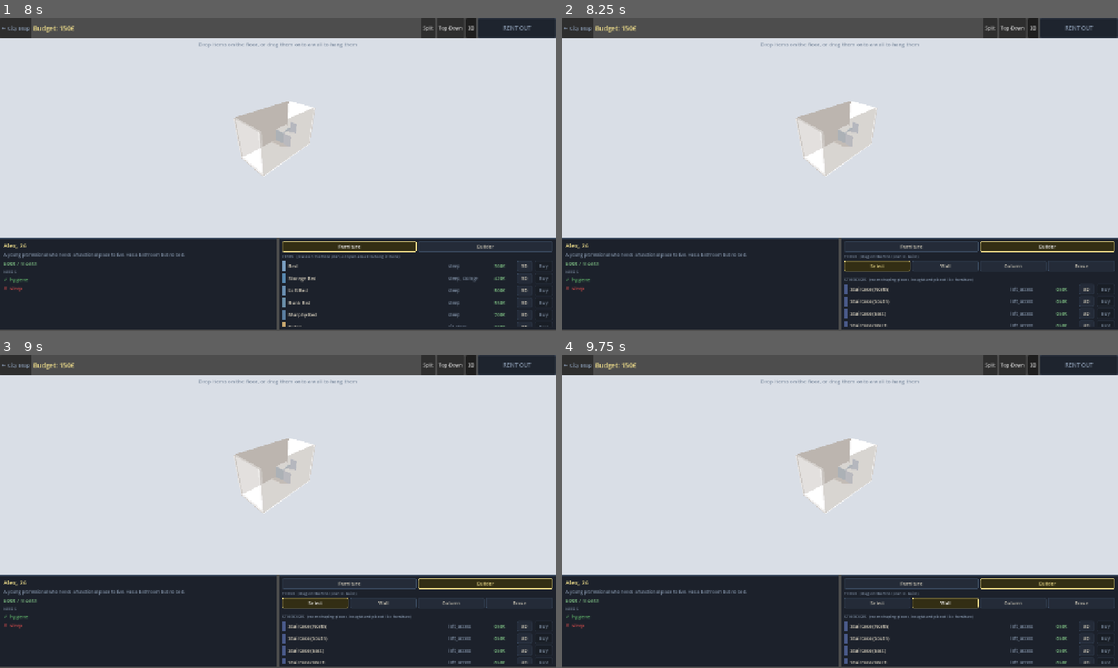
Above: before the commit, frames 1-4 (two rows, left to right).
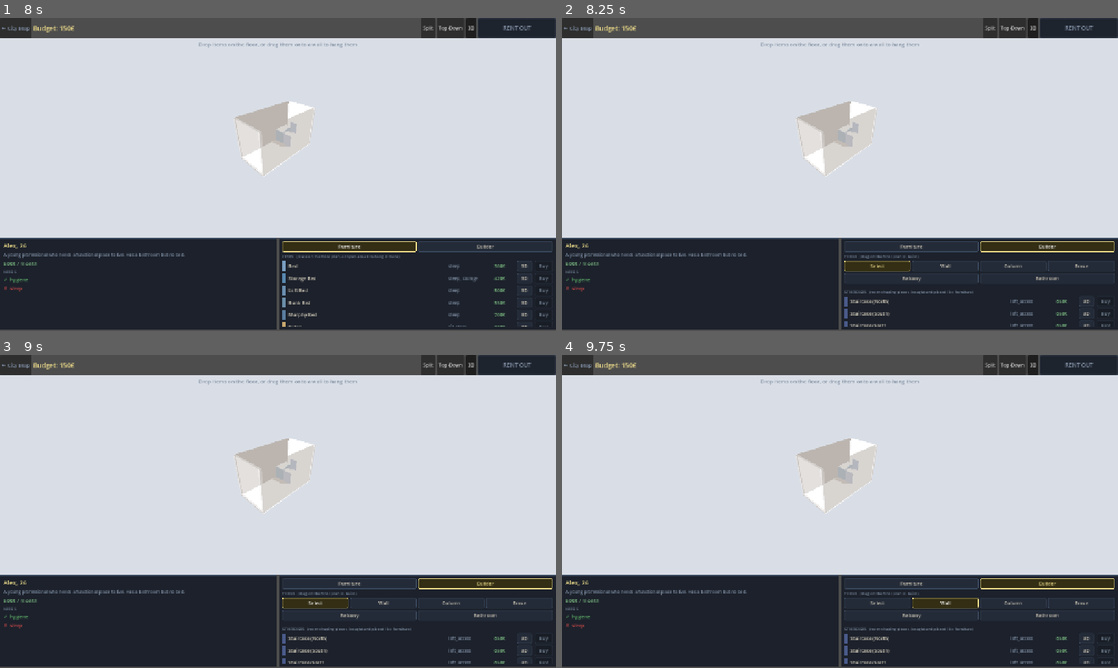
Above: after the commit, the same moments.

Repository: Bobovino/MakeItFit
Game: Godot game, scene res://scenes/CityMap.tscn
Two runs of this game, one before a commit and one after it. Both use one fixed random seed, a clock stepped at 60 frames per second and the inputs below.
Inputs:
- Up to frame 1 (8 s): click "★ Replay" at 0.5 s; click "★ Replay" at 1.25 s; click "★ Replay" at 2 s; click "ENTER →" at 2.75 s; click "← City Map" at 3.5 s; click "ENTER →" at 4.25 s; click "Split" at 5 s; click "Top-Down" at 5.75 s; click "3D" at 6.5 s; click "Furniture" at 7.25 s
- Up to frame 2 (8.25 s): click "Builder" at 8 s
- Up to frame 3 (9 s): click "Select" at 8.75 s
- Up to frame 4 (9.75 s): click "Wall" at 9.5 s

Frame 1 is identical in both runs. In frame 2, 0.5% of the frame differs, in the area x 50-100%, y 81-99%; in frame 3, 0.5%; in frame 4, 0.5%.

Commit message:
Builder tab: add floor-kind paint tool (Balcony/Bathroom)
Adds Balcony and Bathroom buttons to a second Builder-tab tool row,
letting players drag-paint floor_kind tags in gameplay the same way
LevelEditor.gd's Floor Paint tool does offline. The existing Erase
tool now also clears a floor_kind tag when no wall/column is found
at the clicked tile, so Erase stays the single removal tool for
everything the Builder tab adds.

Inventory.gd's tool row now supports multiple rows sharing one
ButtonGroup; the explicit pressed-state sync (added for the
wall/column/erase row) now iterates a flat _builder_tool_buttons
list instead of a single row's children.

Diff:
--- a/scripts/Inventory.gd
+++ b/scripts/Inventory.gd
@@ -21,7 +21,7 @@
 @onready var item_list: VBoxContainer   = $ScrollContainer/ItemList
 
 var _filter_box: HBoxContainer = null
-var _builder_tool_box: HBoxContainer = null
+var _builder_tool_buttons: Array = []
 var _builder_tool: String = ""
 
 
@@ -81,11 +81,10 @@
 	_builder_tool = tool_id
 	# Don't rely solely on ButtonGroup's own exclusivity bookkeeping — it can
 	# leave two buttons visually pressed at once when toggled rapidly. Force
-	# every button in the row to match _builder_tool explicitly.
-	if is_instance_valid(_builder_tool_box):
-		for btn in _builder_tool_box.get_children():
-			if btn is Button:
-				(btn as Button).button_pressed = ((btn as Button).get_meta("tool_id", "") == tool_id)
+	# every button across both tool rows to match _builder_tool explicitly.
+	for btn in _builder_tool_buttons:
+		if is_instance_valid(btn):
+			(btn as Button).button_pressed = ((btn as Button).get_meta("tool_id", "") == tool_id)
 	builder_tool_selected.emit(_builder_tool)
 
 
@@ -135,29 +134,30 @@
 	hdr.add_theme_color_override("font_color", GameTheme.C_MUTED)
 	wrap.add_child(hdr)
 
-	_builder_tool_box = HBoxContainer.new()
-	_builder_tool_box.add_theme_constant_override("separation", 4)
 	var group := ButtonGroup.new()
-	var specs := [
-		["", "Select"],
-		["wall", "Wall"],
-		["column", "Column"],
-		["erase", "Erase"],
+	_builder_tool_buttons = []
+	var rows := [
+		[["", "Select"], ["wall", "Wall"], ["column", "Column"], ["erase", "Erase"]],
+		[["balcony", "Balcony"], ["bathroom", "Bathroom"]],
 	]
-	for spec in specs:
-		var tid: String = spec[0]
-		var btn := Button.new()
-		btn.text = spec[1]
-		btn.toggle_mode = true
-		btn.button_group = group
-		btn.button_pressed = (tid == _builder_tool)
-		btn.set_meta("tool_id", tid)
-		btn.add_theme_font_size_override("font_size", 11)
-		btn.size_flags_horizontal = Control.SIZE_EXPAND_FILL
-		btn.pressed.connect(_set_builder_tool.bind(tid))
-		_builder_tool_box.add_child(btn)
-
-	wrap.add_child(_builder_tool_box)
+	for row_specs: Array in rows:
+		var row := HBoxContainer.new()
+		row.add_theme_constant_override("separation", 4)
+		for spec in row_specs:
+			var tid: String = spec[0]
+			var btn := Button.new()
+			btn.text = spec[1]
+			btn.toggle_mode = true
+			btn.button_group = group
+			btn.button_pressed = (tid == _builder_tool)
+			btn.set_meta("tool_id", tid)
+			btn.add_theme_font_size_override("font_size", 11)
+			btn.size_flags_horizontal = Control.SIZE_EXPAND_FILL
+			btn.pressed.connect(_set_builder_tool.bind(tid))
+			row.add_child(btn)
+			_builder_tool_buttons.append(btn)
+		wrap.add_child(row)
+
 	var sep := HSeparator.new()
 	wrap.add_child(sep)
 	return wrap
--- a/scripts/Main.gd
+++ b/scripts/Main.gd
@@ -1568,6 +1568,10 @@
 					if fl.erase_near(local, tile):
 						Audio.play("demolish")
 						_refresh_functions()
+				"balcony", "bathroom":
+					_builder_drawing  = true
+					_builder_cur_tile = tile
+					_paint_floor_tile(fl, tile, _active_builder_tool)
 			# Consume the event so Floor.gd's own _input() (wall-edge-click
 			# detection, used by the normal Select mode) doesn't also react
 			# to the same press/release and pop open the Wall Inspector.
@@ -1579,21 +1583,34 @@
 			# since _input() runs before Control._gui_input and leaves the
 			# button's own click never firing.
 			_builder_press_consumed = false
-			if _builder_drawing:
+			if _builder_drawing and _active_builder_tool == "wall":
 				_commit_builder_wall(fl)
 			_builder_drawing = false
 			_clear_builder_ghost()
 			get_viewport().set_input_as_handled()
 	elif event is InputEventMouseMotion and _builder_drawing:
 		var tile := _builder_tile_at(fl)
-		# Axis-snap to whichever direction has moved further, same as
-		# LevelEditor's wall-drawing preview.
-		if absi(tile.x - _builder_press_tile.x) >= absi(tile.y - _builder_press_tile.y):
-			tile.y = _builder_press_tile.y
-		else:
-			tile.x = _builder_press_tile.x
-		_builder_cur_tile = tile
-		_update_builder_ghost(fl)
+		match _active_builder_tool:
+			"wall":
+				# Axis-snap to whichever direction has moved further, same as
+				# LevelEditor's wall-drawing preview.
+				if absi(tile.x - _builder_press_tile.x) >= absi(tile.y - _builder_press_tile.y):
+					tile.y = _builder_press_tile.y
+				else:
+					tile.x = _builder_press_tile.x
+				_builder_cur_tile = tile
+				_update_builder_ghost(fl)
+			"balcony", "bathroom":
+				if tile != _builder_cur_tile:
+					_builder_cur_tile = tile
+					_paint_floor_tile(fl, tile, _active_builder_tool)
+
+
+func _paint_floor_tile(fl: Floor, tile: Vector2i, kind: String) -> void:
+	if tile.x < 0 or tile.y < 0 or tile.x >= fl.grid_w or tile.y >= fl.grid_h:
+		return
+	fl.paint_floor_kind(tile, kind)
+	Audio.play("place")
 
 
 func _commit_builder_wall(fl: Floor) -> void:
--- a/scripts/Wall.gd
+++ b/scripts/Wall.gd
@@ -512,7 +512,8 @@
 
 # General Builder-tab erase: tries a nearby wall segment first (only ones the
 # player could have added or that are otherwise demolishable), then a column
-# at the given tile. Returns true if something was actually removed.
+# at the given tile, then a painted floor-kind tag. Returns true if something
+# was actually removed.
 func erase_near(local_pos: Vector2, tile: Vector2i) -> bool:
 	var idx := find_segment_near(local_pos, 1.5)
 	if idx >= 0:
@@ -528,7 +529,28 @@
 				_compute_light_map()
 				grid_draw.queue_redraw()
 			return true
+	if floor_kind.has(tile):
+		floor_kind.erase(tile)
+		if grid_draw:
+			grid_draw.queue_redraw()
+		return true
 	return false
+
+
+# Stamps a tile with a floor kind ("balcony"/"bathroom"), or clears the tag
+# when kind is "normal" — mirrors LevelEditor's Floor Paint tool.
+func paint_floor_kind(tile: Vector2i, kind: String) -> void:
+	if kind == "normal":
+		if floor_kind.has(tile):
+			floor_kind.erase(tile)
+		else:
+			return
+	else:
+		if floor_kind.get(tile, "normal") == kind:
+			return
+		floor_kind[tile] = kind
+	if grid_draw:
+		grid_draw.queue_redraw()
 
 
 func find_segment_near(fl_pos: Vector2, snap_tiles: float = 1.5) -> int:
